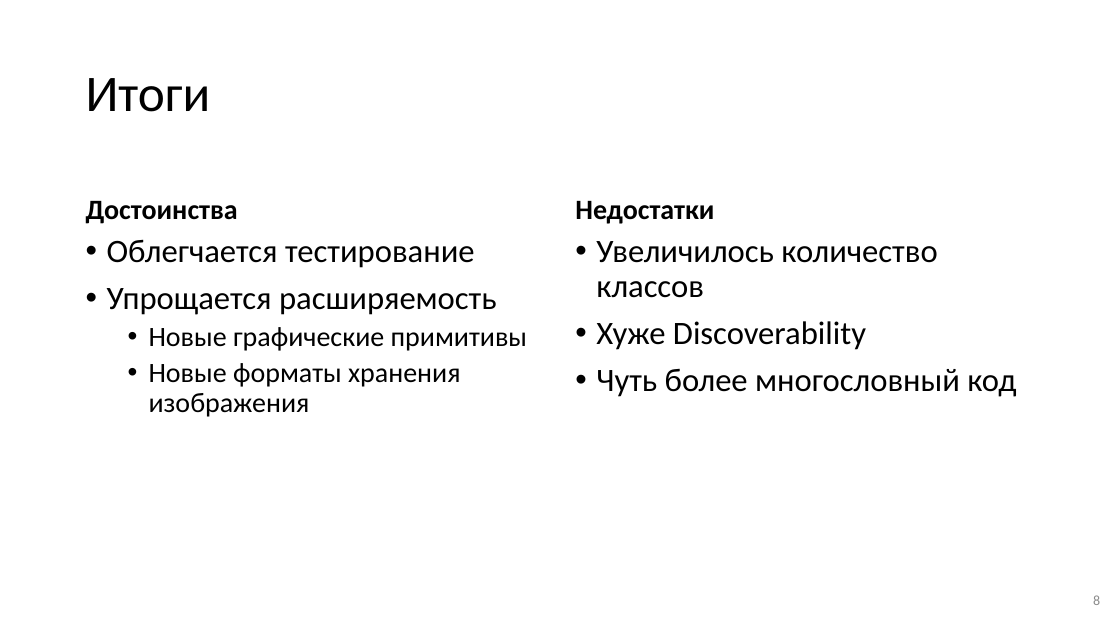
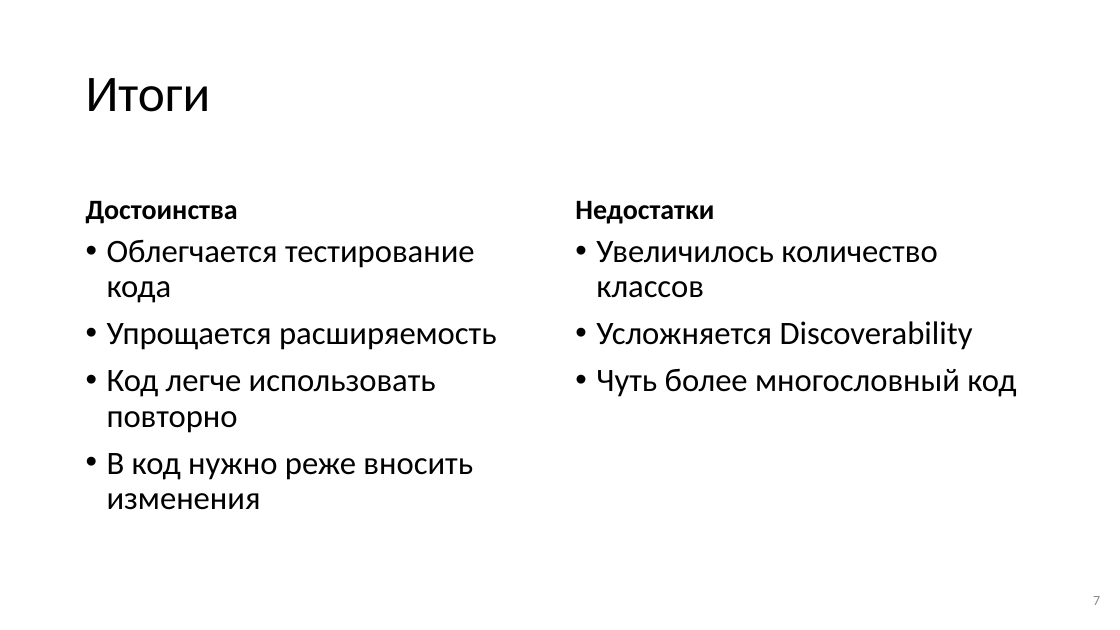
Before and after one commit to alexey-malov/ood, a slide deck: slide 7 of lectures/18.solid/Принципы SOLID.pptx (slide 8 before the commit). Drawn at 1120x630 pixels with LibreOffice and Linux fonts; fonts in the diff are those of the drawing. Boxes give left, top, right and bottom in pixels: in the first picture for what was removed or moved away, otherwise in the second. Text is boxed around its words. In the diff, an @@ line names an element or a change of style, - is before the commit and + after.

```diff
--- a/lectures/18.solid/Принципы SOLID.pptx
+++ b/lectures/18.solid/Принципы SOLID.pptx
@@ text at (107, 239, 475, 303): text changed @@
-• Облегчается тестирование
+• Облегчается тестирование кода
@@ text at (596, 321, 973, 350): text changed @@
-• Хуже Discoverability
+• Усложняется Discoverability
@@ text at (107, 370, 473, 510): text changed; size 24 to 28 pt @@
-  • Новые графические примитивы
-  • Новые форматы хранения изображения
+• Код легче использовать повторно
+• В код нужно реже вносить изменения
@@ page number at (1093, 596, 1100, 605): text changed @@
-8
+7
```
Also in this commit, not shown: 10 other slides changed, 1 slide added, 2 slides removed, 14 other files.
